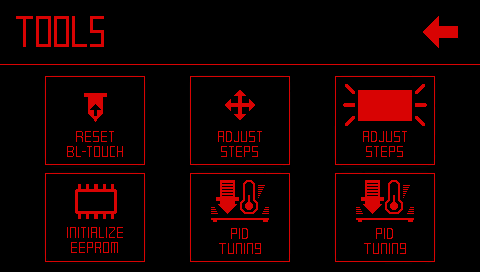
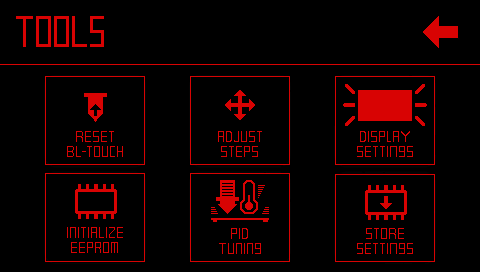
Layers edited between the first and the second 480 x 272 image:
painted on "34_E_Language2.bmp" over 335, 131, 435, 261
